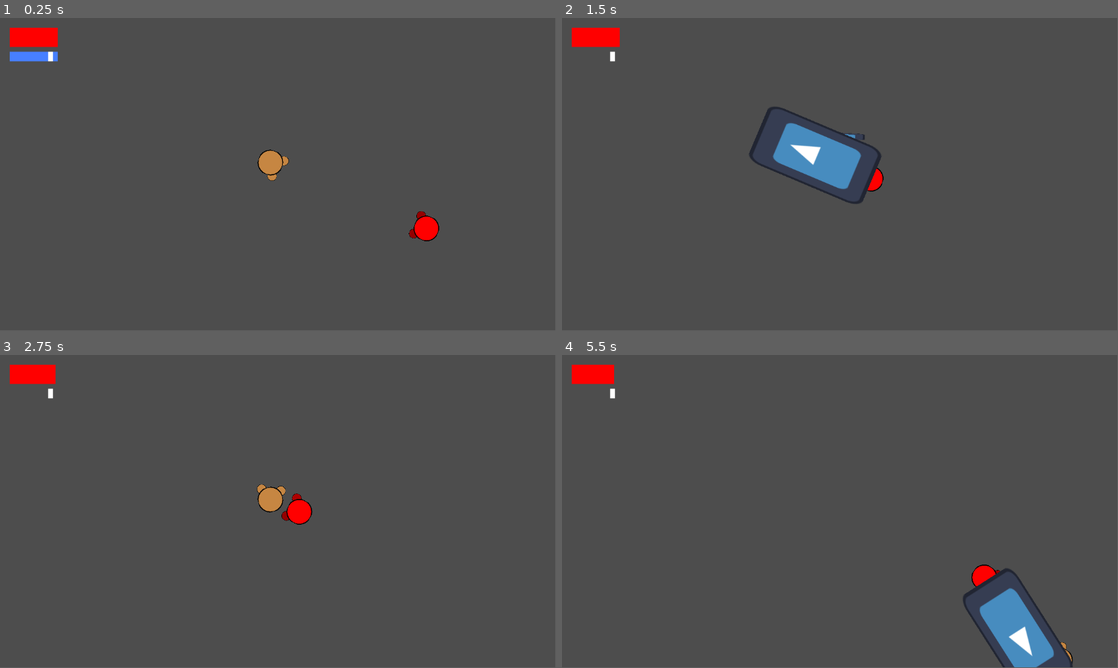
Above: before the commit, frames 1-4 (two rows, left to right).
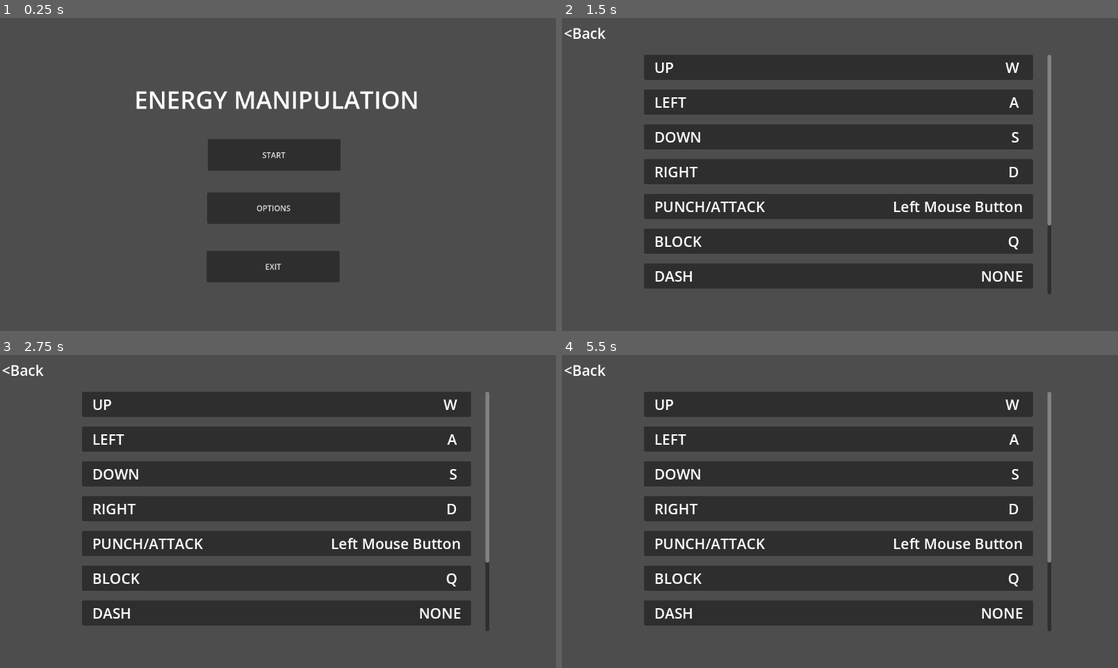
Above: after the commit, the same moments.

Repository: aayushrh/EnergyManipulation
Game: Godot game, scene res://World/MainMenu.tscn
Same seed, same stepped clock (60 frames per second), same inputs: the game is played once before the commit and once after it. Before the commit the project starts from res://World/World.tscn. The engine's default icon, where the game draws it, is replaced by a stand-in: a white triangle on a blue panel in a dark square.
Inputs (mouse positions are in pixels of both pictures, inside the frame that each line leads up to):
- Up to frame 1 (0.25 s): no input
- Up to frame 2 (1.5 s): click (834, 208) at 0.5 s, where only the run after the commit has a clickable "OPTIONS"; click (840, 68) at 1.27 s
- Up to frame 3 (2.75 s): click (278, 439) at 2.02 s
- Up to frame 4 (5.5 s): click (840, 473) at 2.77 s; move the mouse to (962, 495) at 3.52 s; hold D (right) 3.53-4.28 s; tap Q (Block) at 3.6 s; click (962, 495) at 3.8 s; move the mouse to (728, 527) at 4.27 s; hold S (down) 4.28-5.03 s; click (728, 527) at 4.35 s; tap E (Ability1, bound only after the commit) at 4.55, 5.1 s; move the mouse to (895, 442) at 5.02 s; hold D (right) from 5.03 s (still down); tap R (Ability3, bound only after the commit) at 5.3 s
In our replay, the window is 799x449 before the commit and 800x450 after it. These sizes can differ from the game's own. Grey fills any space a smaller window leaves; there, only what the larger window draws over its background counts as a difference.

The runs differ from the first frame. In frame 1, 9.7% of the frame differs, in the area x 1-79%, y 3-85%; in frame 2, 40%; in frame 3, 40%; in frame 4, 41%, in the area x 0-92%, y 3-100%.

Commit message:
Add files via upload

Diff:
--- a/Enemies/BasicEnemy.gd
+++ b/Enemies/BasicEnemy.gd
@@ -11,6 +11,10 @@
 @export var Shockwave : PackedScene
 
 func _process(delta):
+	if(!Global.pause):
+		_move(delta)
+
+func _move(delta):
 	var softBodyPush = $SoftBody.getVector()
 
 	cooldown -= delta
--- a/Player/Player.gd
+++ b/Player/Player.gd
@@ -74,7 +74,7 @@
 			$AnimationPlayer.play("Block")
 			blocking = true
 			time_last_block = time
-	if(Input.is_action_just_released("Block")):
+	if(Input.is_action_just_released("Block") and blocking):
 		$AnimationPlayer.play_backwards("Block")
 		blocking = false
 
@@ -114,9 +114,11 @@
 	$DashingTimer.start(DASHTIME)
 	clicked = ""
 	timer = 60
+	blocking = false
+	$AnimationPlayer.play_backwards("Block")
 
 func attack():
-	if !$AnimationPlayer.is_playing() and Input.is_action_just_pressed("Hit"):
+	if !$AnimationPlayer.is_playing() and Input.is_action_just_pressed("Hit") and !blocking:
 		if right:
 			$AnimationPlayer.play("RightPunch")
 		else:
@@ -163,6 +165,7 @@
 		return (-13.68 + 3.173*(time*100) + 0.02387*pow((time*100), 2))/100.0
 	return 0
 
+
 func _on_dashing_timer_timeout():
 	dashing = false
 
@@ -174,6 +177,8 @@
 	print("stored Energy increase: " + str(dmgTaken * (dmgRed)))
 	stored_energy += dmgTaken * dmgRed
 	health -= dmgTaken * (1-dmgRed)
+	if(health<0):
+		Global._change_tscn("res://MainMenu.tscn")
 	$CanvasLayer/EnergyBar.size.x = stored_energy*100.0
 	$CanvasLayer/HealthBar.size.x = health*10.0
 	time = 0
--- a/Player/Player.tscn
+++ b/Player/Player.tscn
@@ -1,11 +1,11 @@
 [gd_scene load_steps=15 format=3 uid="uid://mpo3uyl0648p"]
 
-[ext_resource type="Texture2D" uid="uid://i4ieveg4cd1m" path="res://Art/LightestPlayer.png" id="1_6knnn"]
 [ext_resource type="Script" path="res://Player/Player.gd" id="1_u8cgp"]
-[ext_resource type="Texture2D" uid="uid://d111rb48bkbqo" path="res://Art/LighterPlayer.png" id="3_uvy4f"]
-[ext_resource type="Texture2D" uid="uid://bsje8ww5cxxb0" path="res://Art/LightPlayer.png" id="4_ykwnj"]
-[ext_resource type="Texture2D" uid="uid://ct2fjkf2ml1ep" path="res://Art/DarkPlayer.png" id="5_f28jr"]
-[ext_resource type="Texture2D" uid="uid://b5d0fv1jnsox4" path="res://Art/DarkestPlayer.png" id="6_h5m0r"]
+[ext_resource type="Texture2D" uid="uid://i4ieveg4cd1m" path="res://Art/Brandon.png" id="2_cijjh"]
+[ext_resource type="Texture2D" uid="uid://d111rb48bkbqo" path="res://Art/Ethan.png" id="3_6x1qk"]
+[ext_resource type="Texture2D" uid="uid://bsje8ww5cxxb0" path="res://Art/Kyle.png" id="4_l7f5n"]
+[ext_resource type="Texture2D" uid="uid://ct2fjkf2ml1ep" path="res://Art/Aayush.png" id="5_firqd"]
+[ext_resource type="Texture2D" uid="uid://b5d0fv1jnsox4" path="res://Art/Mathavan.png" id="6_gs2oo"]
 [ext_resource type="PackedScene" uid="uid://x7ruxh1dbsp6" path="res://Effects/punch_shockwave.tscn" id="9_613qk"]
 [ext_resource type="PackedScene" uid="uid://dj4sdy7sreyxa" path="res://Effects/afterimage.tscn" id="10_boodf"]
 
@@ -145,11 +145,11 @@
 
 [node name="Player" type="CharacterBody2D"]
 script = ExtResource("1_u8cgp")
-lightest = ExtResource("1_6knnn")
-lighter = ExtResource("3_uvy4f")
-light = ExtResource("4_ykwnj")
-dark = ExtResource("5_f28jr")
-darkest = ExtResource("6_h5m0r")
+lightest = ExtResource("2_cijjh")
+lighter = ExtResource("3_6x1qk")
+light = ExtResource("4_l7f5n")
+dark = ExtResource("5_firqd")
+darkest = ExtResource("6_gs2oo")
 skinTone = "Dark"
 ACCELERATION = 50.0
 FRICTION = 0.9
@@ -166,17 +166,17 @@
 [node name="RArm" type="Sprite2D" parent="Art"]
 position = Vector2(20, -20)
 scale = Vector2(0.075, 0.075)
-texture = ExtResource("1_6knnn")
+texture = ExtResource("2_cijjh")
 
 [node name="LArm" type="Sprite2D" parent="Art"]
 position = Vector2(-20, -20)
 scale = Vector2(0.075, 0.075)
-texture = ExtResource("1_6knnn")
+texture = ExtResource("2_cijjh")
 
 [node name="Body" type="Sprite2D" parent="Art"]
 rotation = -0.341083
 scale = Vector2(0.2, 0.2)
-texture = ExtResource("1_6knnn")
+texture = ExtResource("2_cijjh")
 
 [node name="CollisionShape2D" type="CollisionShape2D" parent="."]
 visible = false
--- a/Player/Weapons/WeaponSprites/iron_fists.tscn
+++ b/Player/Weapons/WeaponSprites/iron_fists.tscn
@@ -1,6 +1,6 @@
 [gd_scene load_steps=2 format=3 uid="uid://br6ytfcgobjqd"]
 
-[ext_resource type="Texture2D" uid="uid://b5d0fv1jnsox4" path="res://Art/DarkestPlayer.png" id="1_dbgad"]
+[ext_resource type="Texture2D" uid="uid://b5d0fv1jnsox4" path="res://Art/Mathavan.png" id="1_dbgad"]
 
 [node name="IronFists" type="Node2D"]
 
--- a/Player/Weapons/Weapons/iron_fists.tscn
+++ b/Player/Weapons/Weapons/iron_fists.tscn
@@ -1,7 +1,7 @@
 [gd_scene load_steps=3 format=3 uid="uid://dyxrt2hyxo6ko"]
 
 [ext_resource type="Script" path="res://Player/Weapons/Weapons/IronFists.gd" id="1_cnrxy"]
-[ext_resource type="Texture2D" uid="uid://b5d0fv1jnsox4" path="res://Art/DarkestPlayer.png" id="2_r3f4l"]
+[ext_resource type="Texture2D" uid="uid://b5d0fv1jnsox4" path="res://Art/Mathavan.png" id="2_r3f4l"]
 
 [node name="IronFists" type="Node2D"]
 script = ExtResource("1_cnrxy")
--- a/World/Global.gd
+++ b/World/Global.gd
@@ -1,3 +1,9 @@
 extends Node
 
 var pause = false
+var lastTSCN = ""
+
+func _change_tscn(file_location:String):
+	lastTSCN = get_tree().current_scene.scene_file_path
+	get_tree().change_scene_to_file(file_location)
+	print(lastTSCN)
--- /dev/null
+++ b/World/MainMenu.tscn
@@ -0,0 +1,60 @@
+[gd_scene load_steps=3 format=3 uid="uid://d3h00uru71r6u"]
+
+[ext_resource type="Script" path="res://World/UI/ButtonSceneSwitch.gd" id="2_6p8w8"]
+[ext_resource type="Script" path="res://World/UI/Exit.gd" id="3_0ldpl"]
+
+[node name="Node2D" type="Node2D"]
+
+[node name="RichTextLabel" type="RichTextLabel" parent="."]
+offset_left = 278.0
+offset_top = 134.0
+offset_right = 878.0
+offset_bottom = 208.0
+theme_override_colors/default_color = Color(1, 1, 1, 1)
+theme_override_font_sizes/normal_font_size = 50
+text = "ENERGY MANIPULATION"
+scroll_active = false
+metadata/_edit_use_anchors_ = true
+
+[node name="Start" type="Button" parent="."]
+offset_left = 430.0
+offset_top = 251.0
+offset_right = 705.0
+offset_bottom = 316.0
+mouse_default_cursor_shape = 2
+text = "START"
+script = ExtResource("2_6p8w8")
+switching = "World"
+metadata/_edit_use_anchors_ = true
+
+[node name="Options" type="Button" parent="."]
+offset_left = 429.0
+offset_top = 361.0
+offset_right = 704.0
+offset_bottom = 426.0
+mouse_default_cursor_shape = 2
+text = "OPTIONS"
+script = ExtResource("2_6p8w8")
+switching = "Options"
+metadata/_edit_use_anchors_ = true
+
+[node name="Exit" type="Button" parent="."]
+offset_left = 428.0
+offset_top = 482.0
+offset_right = 703.0
+offset_bottom = 547.0
+mouse_default_cursor_shape = 2
+text = "EXIT"
+script = ExtResource("3_0ldpl")
+maxtimer = 2.0
+metadata/_edit_use_anchors_ = true
+
+[node name="ColorRect" type="ColorRect" parent="Exit"]
+layout_mode = 0
+offset_bottom = 64.0
+color = Color(1, 0, 0, 1)
+
+[connection signal="pressed" from="Start" to="Start" method="_on_pressed"]
+[connection signal="pressed" from="Options" to="Options" method="_on_pressed"]
+[connection signal="button_down" from="Exit" to="Exit" method="_on_button_down"]
+[connection signal="button_up" from="Exit" to="Exit" method="_on_button_up"]
--- /dev/null
+++ b/World/Options.tscn
@@ -0,0 +1,31 @@
+[gd_scene load_steps=3 format=3 uid="uid://btx2r6x4qjs13"]
+
+[ext_resource type="Script" path="res://World/UI/Back.gd" id="1_gs523"]
+[ext_resource type="PackedScene" uid="uid://c65x0w6dlh245" path="res://World/UI/input_change_system.tscn" id="2_u1ing"]
+
+[node name="Node2D" type="Node2D"]
+metadata/_edit_horizontal_guides_ = [-136.0]
+
+[node name="Back" type="RichTextLabel" parent="."]
+offset_left = 4.0
+offset_top = 10.0
+offset_right = 93.0
+offset_bottom = 53.0
+mouse_default_cursor_shape = 2
+theme_override_font_sizes/normal_font_size = 30
+theme_override_font_sizes/bold_font_size = 0
+bbcode_enabled = true
+text = "[url=something]<Back[/url]"
+scroll_active = false
+meta_underlined = false
+script = ExtResource("1_gs523")
+
+[node name="InputChangeSystem" parent="." instance=ExtResource("2_u1ing")]
+offset_left = 576.0
+offset_top = 324.0
+offset_right = 576.0
+offset_bottom = 324.0
+size_flags_horizontal = 3
+size_flags_vertical = 3
+
+[connection signal="meta_clicked" from="Back" to="Back" method="_on_meta_clicked"]
--- /dev/null
+++ b/World/UI/ActionList.gd
@@ -0,0 +1,26 @@
+extends VBoxContainer
+
+@onready var InputButton = preload("res://World/UI/InputChangeButton.tscn")
+
+var list = {
+	"UP" : "up",
+	"LEFT" : "left",
+	"DOWN" : "down",
+	"RIGHT" : "right",
+	"PUNCH/ATTACK" : "Hit",
+	"BLOCK" : "Block",
+	"DASH" : "Dash",
+	"ABILITY 1" : "Ability1",
+	"ABILITY 2" : "Ability2",
+	"ABILITY 3" : "Ability3",
+}
+
+func _ready():
+	for i in list:
+		var inputButton = InputButton.instantiate()
+		var inputLabel = inputButton.find_child("Input")
+		var actionLabel = inputButton.find_child("Action")
+		inputLabel.text = i
+		if(InputMap.action_get_events(list[i]).size() > 0):
+			actionLabel.text = InputMap.action_get_events(list[i])[0].as_text().trim_suffix("(Physical)")
+		add_child(inputButton)
--- /dev/null
+++ b/World/UI/Back.gd
@@ -0,0 +1,9 @@
+extends RichTextLabel
+
+func _ready():
+	pass
+
+
+
+func _on_meta_clicked(meta):
+	Global._change_tscn(Global.lastTSCN)
--- /dev/null
+++ b/World/UI/ButtonSceneSwitch.gd
@@ -0,0 +1,9 @@
+extends Button
+
+@export var switching = ""
+
+func _on_pressed():
+	Global._change_tscn("res://World/" + switching + ".tscn")
+
+func _on_meta_clicked(meta):
+	Global._change_tscn("res://World/" + switching + ".tscn")
--- /dev/null
+++ b/World/UI/Exit.gd
@@ -0,0 +1,34 @@
+extends Button
+
+@export var maxtimer : float
+
+var press = false
+var timer = maxtimer
+
+func _ready():
+	timer = maxtimer
+
+func _process(delta):
+	if(timer<maxtimer):
+		text = str(snapped(timer,.01)).pad_decimals(2)
+		$ColorRect.size.x = (maxtimer-timer)/maxtimer*275
+		$ColorRect.color = Color(1,0,0,(maxtimer-timer)/maxtimer)
+	if(press):
+		timer-=delta
+		if(timer<=0):
+			get_tree().quit()
+	else:
+		if(timer<maxtimer):
+			timer+=delta*2
+		else:
+			timer = maxtimer
+			text = "EXIT"
+
+
+func _on_button_up():
+	press = false;
+
+
+
+func _on_button_down():
+	press = true;
--- /dev/null
+++ b/World/UI/InputChangeButton.tscn
@@ -0,0 +1,36 @@
+[gd_scene format=3 uid="uid://oflqybs67ydg"]
+
+[node name="Button" type="Button"]
+custom_minimum_size = Vector2(2.08165e-12, 52)
+size_flags_vertical = 3
+
+[node name="HBoxContainer" type="HBoxContainer" parent="."]
+layout_mode = 1
+anchors_preset = 15
+anchor_right = 1.0
+anchor_bottom = 1.0
+grow_horizontal = 2
+grow_vertical = 2
+theme_override_constants/separation = 20
+
+[node name="Seperation" type="Label" parent="HBoxContainer"]
+layout_mode = 2
+theme_override_font_sizes/font_size = 30
+
+[node name="Input" type="Label" parent="HBoxContainer"]
+layout_mode = 2
+theme_override_font_sizes/font_size = 30
+text = "INPUT"
+
+[node name="Control" type="Control" parent="HBoxContainer"]
+layout_mode = 2
+size_flags_horizontal = 3
+
+[node name="Action" type="Label" parent="HBoxContainer"]
+layout_mode = 2
+theme_override_font_sizes/font_size = 30
+text = "NONE"
+
+[node name="Seperation2" type="Label" parent="HBoxContainer"]
+layout_mode = 2
+theme_override_font_sizes/font_size = 30
--- /dev/null
+++ b/World/UI/input_change_system.tscn
@@ -0,0 +1,54 @@
+[gd_scene load_steps=3 format=3 uid="uid://c65x0w6dlh245"]
+
+[ext_resource type="Script" path="res://World/UI/ActionList.gd" id="1_vinhy"]
+
+[sub_resource type="StyleBoxFlat" id="StyleBoxFlat_dle1k"]
+bg_color = Color(0.301961, 0.301961, 0.301961, 1)
+
+[node name="InputChangeSystem" type="Control"]
+layout_mode = 3
+anchors_preset = 15
+anchor_right = 1.0
+anchor_bottom = 1.0
+grow_horizontal = 2
+grow_vertical = 2
+
+[node name="PanelContainer" type="PanelContainer" parent="."]
+layout_mode = 1
+anchors_preset = 8
+anchor_left = 0.5
+anchor_top = 0.5
+anchor_right = 0.5
+anchor_bottom = 0.5
+offset_left = -436.5
+offset_top = -272.0
+offset_right = 436.5
+offset_bottom = 272.0
+grow_horizontal = 2
+grow_vertical = 2
+theme_override_styles/panel = SubResource("StyleBoxFlat_dle1k")
+
+[node name="MarginContainer" type="MarginContainer" parent="PanelContainer"]
+layout_mode = 2
+theme_override_constants/margin_top = 24
+theme_override_constants/margin_bottom = 24
+
+[node name="VBoxContainer" type="VBoxContainer" parent="PanelContainer/MarginContainer"]
+layout_mode = 2
+
+[node name="ScrollContainer" type="ScrollContainer" parent="PanelContainer/MarginContainer/VBoxContainer"]
+layout_mode = 2
+size_flags_vertical = 3
+scroll_horizontal_custom_step = 1199.13
+
+[node name="MarginContainer" type="MarginContainer" parent="PanelContainer/MarginContainer/VBoxContainer/ScrollContainer"]
+layout_mode = 2
+size_flags_horizontal = 3
+theme_override_constants/margin_left = 30
+theme_override_constants/margin_right = 30
+
+[node name="Action List" type="VBoxContainer" parent="PanelContainer/MarginContainer/VBoxContainer/ScrollContainer/MarginContainer"]
+layout_mode = 2
+size_flags_horizontal = 3
+theme_override_constants/separation = 20
+script = ExtResource("1_vinhy")
--- a/project.godot
+++ b/project.godot
@@ -11,7 +11,7 @@
 [application]
 
 config/name="EnergyManipulation"
-run/main_scene="res://World/World.tscn"
+run/main_scene="res://World/MainMenu.tscn"
 config/features=PackedStringArray("4.2", "GL Compatibility")
 config/icon="res://icon.svg"
 
@@ -19,6 +19,11 @@
 
 Constants="*res://World/Constants.gd"
 Global="*res://World/Global.gd"
+
+[display]
+
+window/size/viewport_width=1151
+window/stretch/mode="viewport"
 
 [input]
 
@@ -57,6 +62,25 @@
 "events": [Object(InputEventKey,"resource_local_to_scene":false,"resource_name":"","device":-1,"window_id":0,"alt_pressed":false,"shift_pressed":false,"ctrl_pressed":false,"meta_pressed":false,"pressed":false,"keycode":0,"physical_keycode":81,"key_label":0,"unicode":113,"echo":false,"script":null)
 ]
 }
+Dash={
+"deadzone": 0.5,
+"events": []
+}
+Ability1={
+"deadzone": 0.5,
+"events": [Object(InputEventKey,"resource_local_to_scene":false,"resource_name":"","device":-1,"window_id":0,"alt_pressed":false,"shift_pressed":false,"ctrl_pressed":false,"meta_pressed":false,"pressed":false,"keycode":0,"physical_keycode":69,"key_label":0,"unicode":101,"echo":false,"script":null)
+]
+}
+Ability2={
+"deadzone": 0.5,
+"events": [Object(InputEventKey,"resource_local_to_scene":false,"resource_name":"","device":-1,"window_id":0,"alt_pressed":false,"shift_pressed":false,"ctrl_pressed":false,"meta_pressed":false,"pressed":false,"keycode":0,"physical_keycode":81,"key_label":0,"unicode":113,"echo":false,"script":null)
+]
+}
+Ability3={
+"deadzone": 0.5,
+"events": [Object(InputEventKey,"resource_local_to_scene":false,"resource_name":"","device":-1,"window_id":0,"alt_pressed":false,"shift_pressed":false,"ctrl_pressed":false,"meta_pressed":false,"pressed":false,"keycode":0,"physical_keycode":82,"key_label":0,"unicode":114,"echo":false,"script":null)
+]
+}
 
 [rendering]
 
Binary file added: Art/Aayush.png
Not shown, added: Art/Aayush.png.import
Binary file added: Art/Brandon.png
Not shown, added: Art/Brandon.png.import
Binary file added: Art/Ethan.png
Not shown, added: Art/Ethan.png.import
Binary file added: Art/Kyle.png
Not shown, added: Art/Kyle.png.import
Binary file added: Art/Mathavan.png
Not shown, added: Art/Mathavan.png.import
